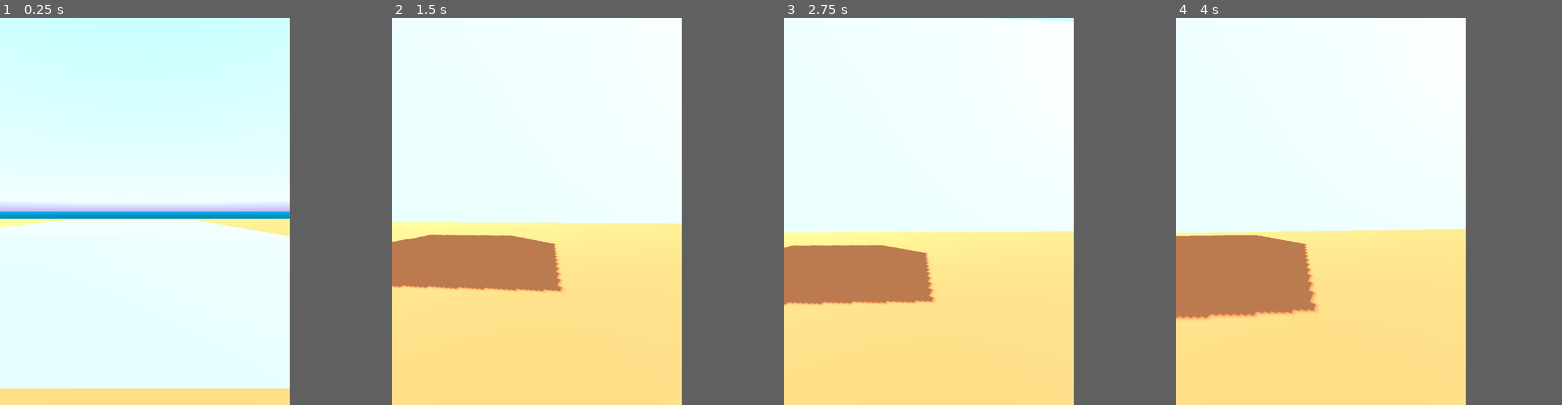
Above: before the commit, frames 1-4 (left to right).
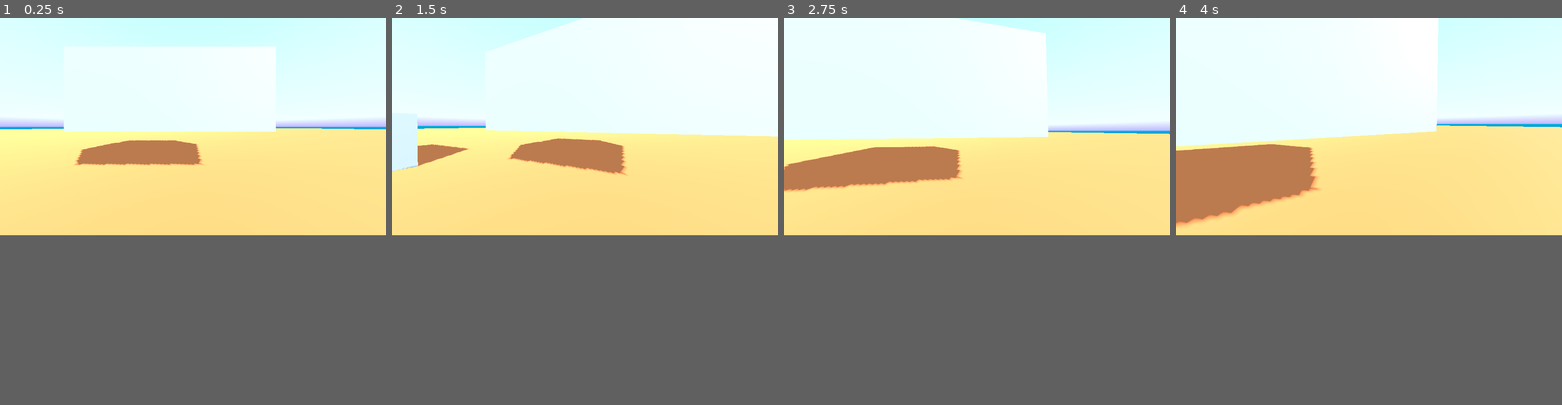
Above: after the commit, the same moments.

Repository: init-Sense/octant
Game: Godot game, scene res://scenes/octagon.tscn
Same seed, same stepped clock (60 frames per second), same inputs: the game is played once before the commit and once after it. A sky picture missing from this copy of the repository is replaced by a grey-blue gradient.
Inputs (mouse positions are in pixels of both pictures, inside the frame that each line leads up to):
- Up to frame 1 (0.25 s): no input
- Up to frame 2 (1.5 s): move the mouse to (554, 211) at 0.52 s; hold Q (debug_crouch_up) from 0.53 s (still down); click (554, 211) at 0.67 s; move the mouse to (523, 211) at 1.27 s
- Up to frame 3 (2.75 s): keep holding Q (debug_crouch_up); tap Enter at 2 s; move the mouse to (934, 203) at 2.02 s
- Up to frame 4 (4 s): keep holding Q (debug_crouch_up); tap Space at 2.75 s; move the mouse to (1318, 219) at 2.77 s; click (1318, 219) at 2.92 s; move the mouse to (1341, 215) at 3.52 s
In our replay, the window is 600x800 before the commit and 799x449 after it. These sizes can differ from the game's own. Grey fills any space a smaller window leaves; there, only what the larger window draws over its background counts as a difference.

The runs differ from the first frame. In frame 1, 37% of the frame differs, in the area x 0-100%, y 0-100%; in frame 2, 55%; in frame 3, 55%; in frame 4, 53%.

Commit message:
refactor: fixed head and crouch

Diff:
--- a/project.godot
+++ b/project.godot
@@ -17,7 +17,7 @@
 
 [display]
 
-window/size/viewport_width=810
+window/size/viewport_width=1920
 window/size/viewport_height=1080
 
 [input]
--- a/scenes/octagon.tscn
+++ b/scenes/octagon.tscn
@@ -45,7 +45,7 @@
 [node name="Octagon" type="Node3D"]
 
 [node name="Player" parent="." instance=ExtResource("1_whfll")]
-transform = Transform3D(1, 0, 0, 0, 1, 0, 0, 0, 1, 0, 3.5552, 0)
+transform = Transform3D(1, 0, 0, 0, 1, 0, 0, 0, 1, 0, 1.37652, 0)
 
 [node name="Environment" type="Node3D" parent="."]
 
--- a/scenes/player/player.tscn
+++ b/scenes/player/player.tscn
@@ -15,20 +15,20 @@
 transform = Transform3D(1, 0, 0, 0, 1, 0, 0, 0, 1, 0, 1, 0)
 script = ExtResource("1_ne7vt")
 
-[node name="Head" type="Node3D" parent="."]
-
-[node name="PlayerCamera" type="Camera3D" parent="Head"]
-unique_name_in_owner = true
-transform = Transform3D(1, 0, 0, 0, 1, 0, 0, 0, 1, 0, 0.5, 0)
-fov = 90.0
-script = ExtResource("2_kf2t8")
-
 [node name="PlayerBody" type="CharacterBody3D" parent="."]
 unique_name_in_owner = true
 collision_mask = 6
 
 [node name="PlayerCollision" type="CollisionShape3D" parent="PlayerBody"]
 shape = SubResource("CapsuleShape3D_vyse8")
+
+[node name="Head" type="Node3D" parent="PlayerBody"]
+
+[node name="PlayerCamera" type="Camera3D" parent="PlayerBody/Head"]
+unique_name_in_owner = true
+transform = Transform3D(1, 0, 0, 0, 1, 0, 0, 0, 1, 0, 0.5, 0)
+fov = 90.0
+script = ExtResource("2_kf2t8")
 
 [node name="PlayerMovement" parent="." instance=ExtResource("1_tw8pf")]
 
--- a/scripts/player/player.gd
+++ b/scripts/player/player.gd
@@ -29,7 +29,7 @@
 
 
 #region NODES
-@onready var camera : PlayerCamera3D = $Head/PlayerCamera
+@onready var camera : PlayerCamera3D = $PlayerBody/Head/PlayerCamera
 @onready var body : CharacterBody3D = $PlayerBody
 @onready var inputs_mouse: PlayerInputsMouse = $PlayerInputsMouse
 @onready var jump: PlayerJump3D = $PlayerJump
@@ -47,9 +47,7 @@
 
 
 func _process(_delta):
-	var camera_rotation = camera.rotation
-	body.rotation.y = camera_rotation.y
-	camera.global_position = body.global_position + Vector3(0, 0.5, 0)
+	body.rotation.y = camera.rotation.y
 #endregion
 
 
--- a/scripts/player/player_crouch.gd
+++ b/scripts/player/player_crouch.gd
@@ -5,22 +5,22 @@
 #region NODES
 @onready var player_body: CharacterBody3D = %PlayerBody
 @onready var player_collision: CollisionShape3D = $"../PlayerBody/PlayerCollision"
-@onready var head: Node3D = $"../Head"
+@onready var head: Node3D = $"../PlayerBody/Head"
 @onready var player_camera: PlayerCamera3D = %PlayerCamera
 #endregion
 
 
 #region CONSTANTS
-const CROUCH_STEPS = 10
-const CROUCH_AMOUNT = 0.9
-const CROUCH_SPEED = 6
+const CROUCH_STEPS: float = 20
+const CROUCH_AMOUNT: float = 0.9
+const CROUCH_SPEED: float = 2.0
 #endregion
 
 
 #region VARIABLES
-var current_crouch_step = 0
-var target_crouch_step = 0
-var initial_player_height = 0
+var current_crouch_step: float = 0
+var target_crouch_step: float = 0
+var initial_player_height: float = 0
 var initial_head_position = Vector3.ZERO
 #endregion
 
